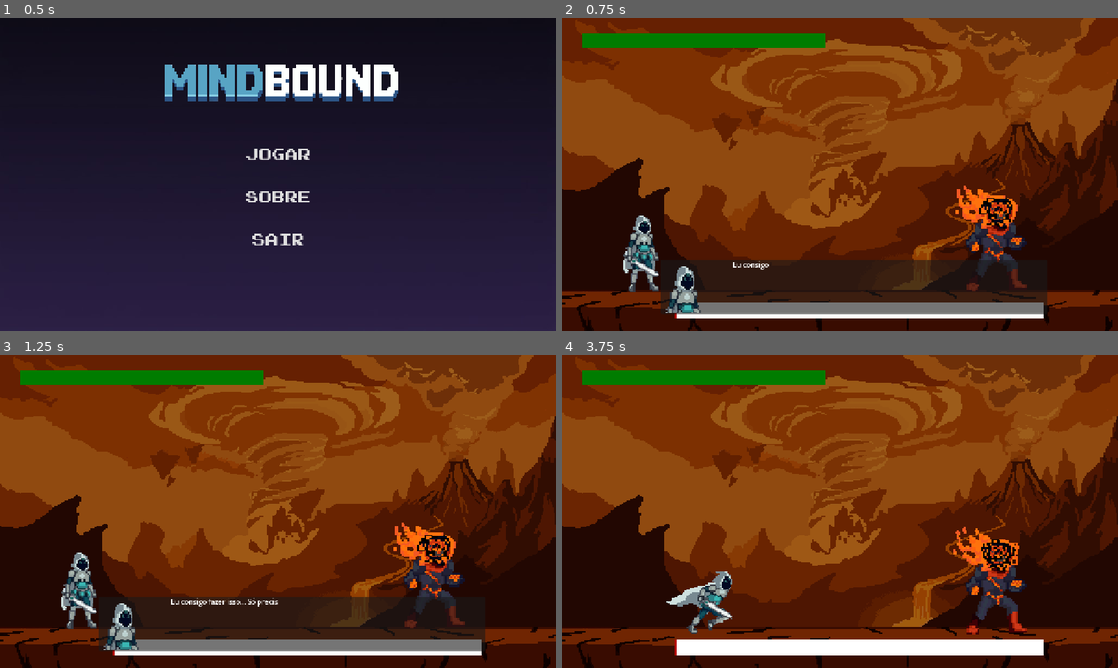
Above: before the commit, frames 1-4 (two rows, left to right).
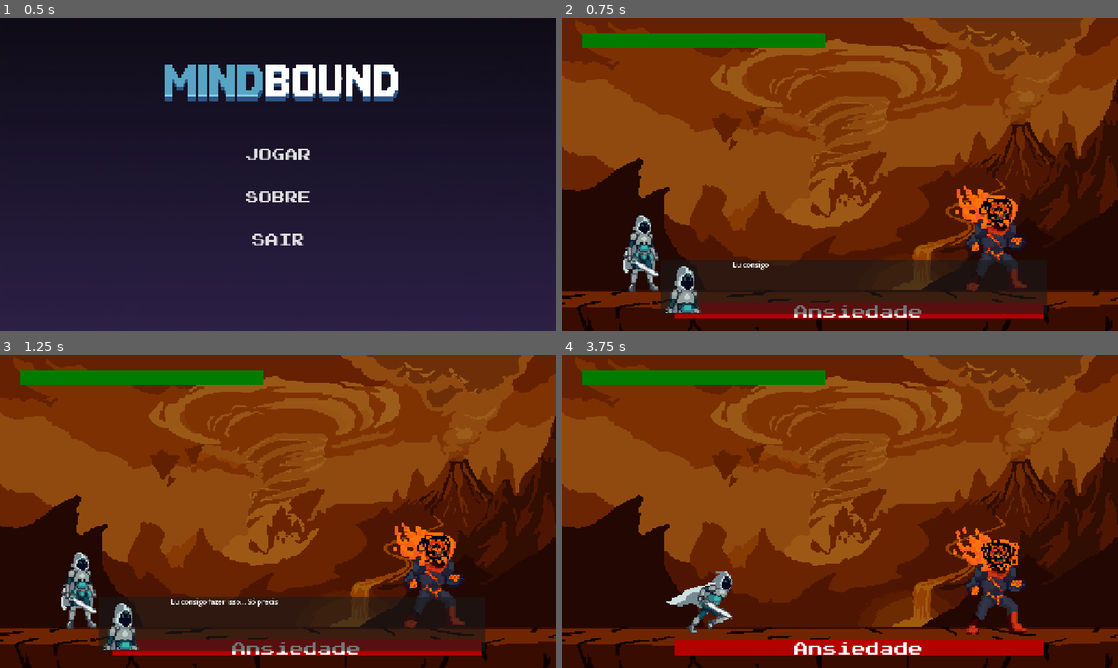
Above: after the commit, the same moments.

Repository: Yagohsl/Mindbound
Game: Godot game, scene res://screens/menu_principal.tscn
The game is run twice, just before and just after one commit, with the same random seed, the same clock (stepped at 60 frames per second) and the same inputs.
Inputs:
- Up to frame 1 (0.5 s): no input
- Up to frame 2 (0.75 s): click "JOGAR" at 0.5 s
- Up to frame 3 (1.25 s): no input
- Up to frame 4 (3.75 s): tap Enter (ui_accept) at 1.25, 2.75, 3.5 s; hold Right (move_right) 1.28-2.78 s; tap X (attack) at 1.35, 2.85 s; tap Space (jump) at 1.52, 2.27 s; tap C (dash) at 2.1, 3.6 s; hold Left (move_left) 2.78-3.53 s; hold Right (move_right) from 3.53 s (still down)

Frame 1 is identical in both runs. In frame 2, 2.9% of the frame differs, in the area x 20-87%, y 90-96%; in frame 3, 2.9%; in frame 4, 3.0%.

Commit message:
Fix dialogs

Diff:
--- a/boss_ansiedade.gd
+++ b/boss_ansiedade.gd
@@ -19,7 +19,7 @@
 signal health_changed(new_health)
 var current_state = State.IDLE
 var max_health = 150
-var current_health = 1
+var current_health = 150
 var attack_value = 15
 var is_dead = false
 
--- a/screens/arena_batalha.gd
+++ b/screens/arena_batalha.gd
@@ -50,7 +50,7 @@
 		if boss.anim.current_animation == "death" or boss.anim.is_playing():
 			await get_tree().create_timer(3.0).timeout
 		else:
-			await get_tree().create_timer(1.0).timeout # Atraso extra de segurança
+			await get_tree().create_timer(3.0).timeout # Atraso extra de segurança
 		# Só após a morte estar concluída na tela, a conversa começa e pausa o jogo
 		dialog_box.iniciar_dialogo(boss.dialogos_vitoria)
 
@@ -65,7 +65,10 @@
 	# Se a caixa fechou e o Boss estava com 0 de vida, encerra a fase
 	if boss.is_dead:
 		get_tree().change_scene_to_file("res://screens/menu_principal.tscn")
-
+	# Se a caixa fechou e o Player estava com 0 de vida, REINICIA O JOGO
+	elif hero.current_health <= 0:
+		get_tree().paused = false
+		get_tree().reload_current_scene() # Recarrega a cena da arena atual
 
 
 
